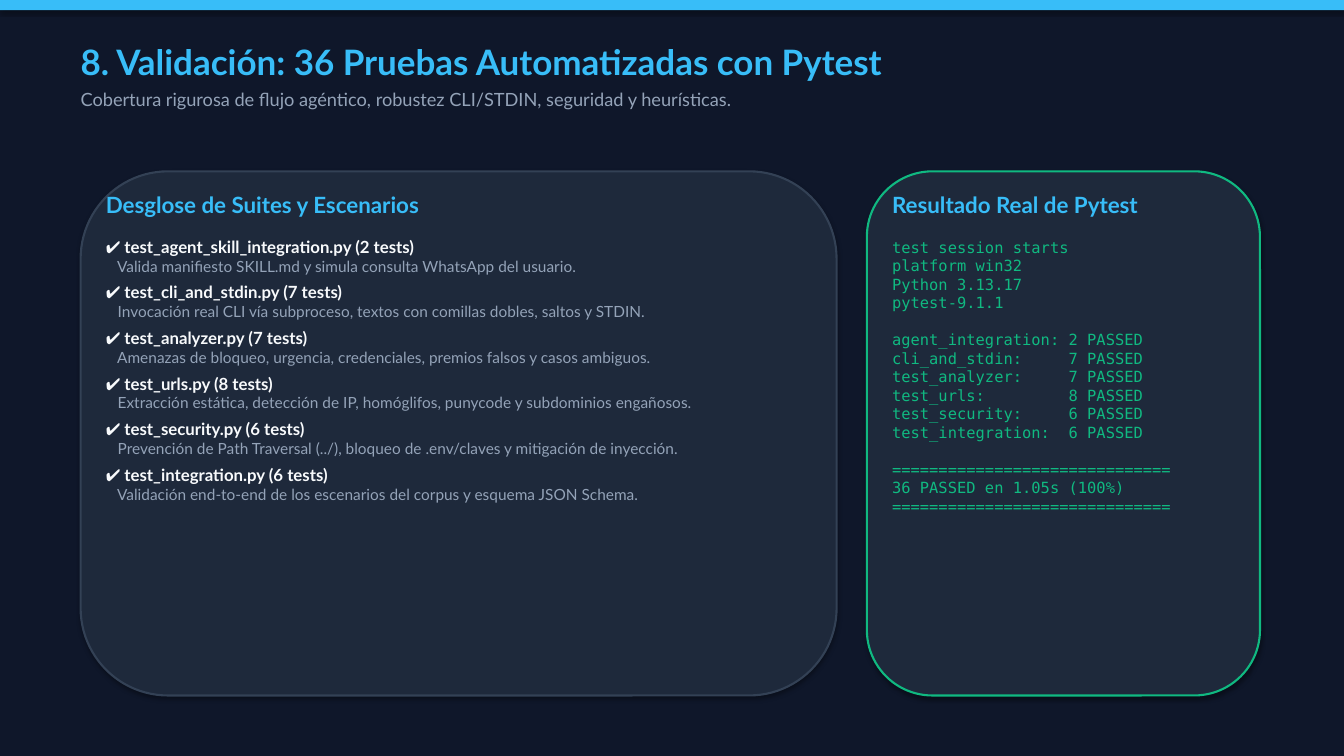
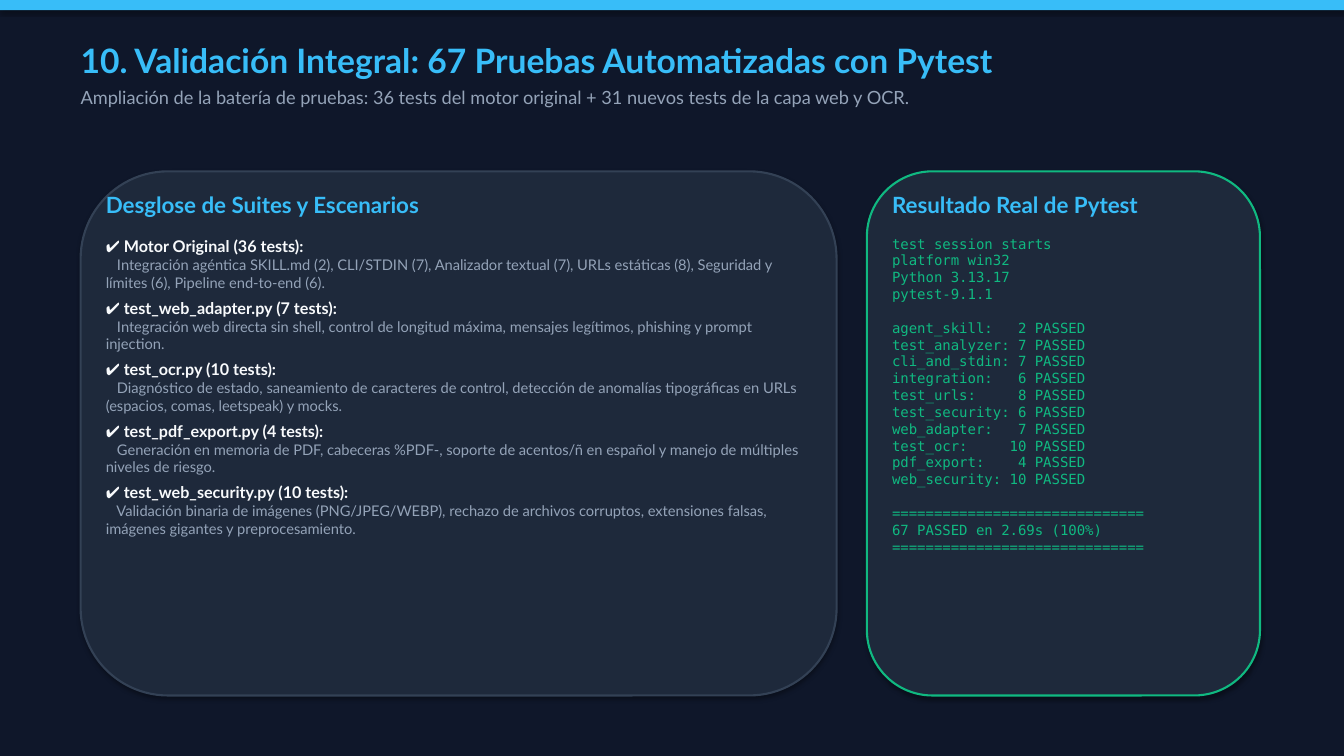
Before and after one commit to patoabarca/detective-estafas-digitales, a slide deck: slide 11 of Detective_Estafas_Digitales_Presentacion_FINAL.pptx (slide 9 before the commit). Drawn at 1344x756 pixels with LibreOffice and Linux fonts; fonts in the diff are those of the drawing. Boxes give left, top, right and bottom in pixels: in the first picture for what was removed or moved away, otherwise in the second. Text is boxed around its words. In the diff, an @@ line names an element or a change of style, - is before the commit and + after.

```diff
--- a/Detective_Estafas_Digitales_Presentacion_FINAL.pptx
+++ b/Detective_Estafas_Digitales_Presentacion_FINAL.pptx
@@ text at bbox=[81, 48, 992, 107]: text changed @@
-8. Validación: 36 Pruebas Automatizadas con Pytest
-Cobertura rigurosa de flujo agéntico, robustez CLI/STDIN, seguridad y heurísticas.
+10. Validación Integral: 67 Pruebas Automatizadas con Pytest
+Ampliación de la batería de pruebas: 36 tests del motor original + 31 nuevos tests de la capa web y OCR.
@@ text at bbox=[106, 239, 798, 537]: text changed; size 11 to 10.5 pt @@
-✔ test_agent_skill_integration.py (2 tests)
-Valida manifiesto SKILL.md y simula consulta WhatsApp del usuario.
-✔ test_cli_and_stdin.py (7 tests)
-Invocación real CLI vía subproceso, textos con comillas dobles, saltos y STDIN.
-✔ test_analyzer.py (7 tests)
-Amenazas de bloqueo, urgencia, credenciales, premios falsos y casos ambiguos.
-✔ test_urls.py (8 tests)
-Extracción estática, detección de IP, homóglifos, punycode y subdominios engañosos.
-✔ test_security.py (6 tests)
-Prevención de Path Traversal (../), bloqueo de .env/claves y mitigación de inyección.
-✔ test_integration.py (6 tests)
-Validación end-to-end de los escenarios del corpus y esquema JSON Schema.
+✔ Motor Original (36 tests):
+Integración agéntica SKILL.md (2), CLI/STDIN (7), Analizador textual (7), URLs estáticas (8), Seguridad y límites (6), Pipeline end-to-end (6).
+✔ test_web_adapter.py (7 tests):
+Integración web directa sin shell, control de longitud máxima, mensajes legítimos, phishing y prompt injection.
+✔ test_ocr.py (10 tests):
+Diagnóstico de estado, saneamiento de caracteres de control, detección de anomalías tipográficas en URLs (espacios, comas, leetspeak) y mocks.
+✔ test_pdf_export.py (4 tests):
+Generación en memoria de PDF, cabeceras %PDF-, soporte de acentos/ñ en español y manejo de múltiples niveles de riesgo.
+✔ test_web_security.py (10 tests):
+Validación binaria de imágenes (PNG/JPEG/WEBP), rechazo de archivos corruptos, extensiones falsas, imágenes gigantes y preprocesamiento.
@@ text at bbox=[892, 238, 1102, 537]: text changed; size 11 to 10 pt @@
-test session starts
-platform win32
-Python 3.13.17
-pytest-9.1.1
-agent_integration: 2 PASSED
-cli_and_stdin: 7 PASSED
-test_analyzer: 7 PASSED
-test_urls: 8 PASSED
-test_security: 6 PASSED
-test_integration: 6 PASSED
-==============================
-36 PASSED en 1.05s (100%)
-==============================
+test session starts
+platform win32
+Python 3.13.17
+pytest-9.1.1
+agent_skill: 2 PASSED
+test_analyzer: 7 PASSED
+cli_and_stdin: 7 PASSED
+integration: 6 PASSED
+test_urls: 8 PASSED
+test_security: 6 PASSED
+web_adapter: 7 PASSED
+test_ocr: 10 PASSED
+pdf_export: 4 PASSED
+web_security: 10 PASSED
+==============================
+67 PASSED en 2.69s (100%)
+==============================
```
Also in this commit, not shown: 8 other slides changed, 5 slides added, 3 slides removed, 38 other files.
